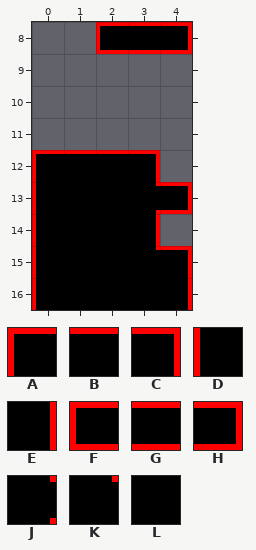
Level history. Tiled map (JSON): src/assets/tilemaps/tilemap.json. The picture above was drawn from the file before the commit.
Cells are 16x16 px. Shown: x 0..4, y 8..16.
Key: from "tileset": A 0, B 1, C 2, D 20, E 22, F 60, G 61, H 62, J 83, K 101, L 319.
_ is an empty cell.
Layer "red" before, first column x 0:
 8 __FGH
 9 _____
10 _____
11 _____
12 ABBC_
13 DLLJH
14 DLLE_
15 DLLKC
16 DLLLE
And afterwards:
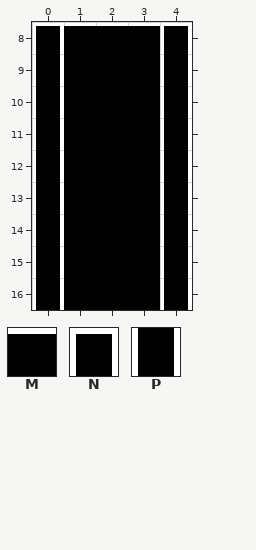
Further tiles: from "tileset": M 137, N 139, P 159.
Tiles of an added or newly shown layer are drawn over the layers below it.
Message: build: added start platform
Change:
Changed rows in their new state; . is an unchanged cell.
Layer "start" (added):
first column x 0:
 8 NMMMN
 9 PLLLP
10 PLLLP
11 PLLLP
12 PLLLP
13 P..LP
14 P..LP
15 P..LP
16 P...P
Layer "red" (now hidden):
first column x 2:
 8 ___
first column x 0:
12 ____.
13 _..__
14 _.._.
15 _..__
16 _..._
Where, in picture pixels (left, top, right, bottom), the same in both pictures:
changed: (32, 22, 192, 310)
